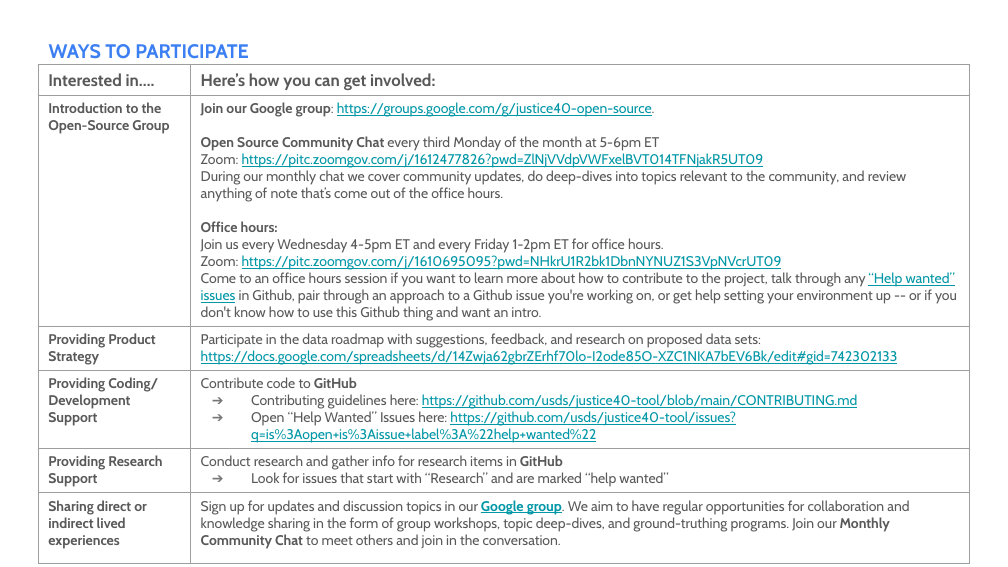
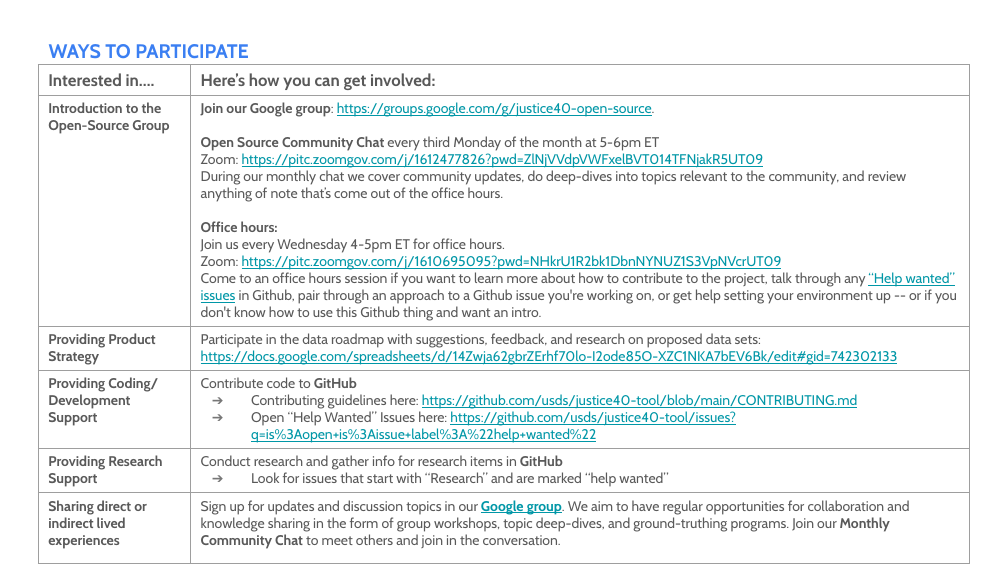
Before and after one commit to usds/justice40-tool, a slide deck: slide 24 of docs/Justice40_Open_Source_Community_Orientation.pptx. Drawn at 1008x567 pixels with LibreOffice and Linux fonts; fonts in the diff are those of the drawing; background and template pictures are left out. Boxes give left, top, right and bottom in pixels: in the first picture for what was removed or moved away, otherwise in the second. Text is boxed around its words. In the diff, an @@ line names an element or a change of style, - is before the commit and + after.

Commit message:
Update office hours in orientation deck

```diff
--- a/docs/Justice40_Open_Source_Community_Orientation.pptx
+++ b/docs/Justice40_Open_Source_Community_Orientation.pptx
@@ table at bbox=[38, 65, 970, 558] @@
-row 2, column 2: Join our Google group: https://groups.google.com/g/justice40-open-source. / Open Source Community Chat every third Monday of the month at 5-6pm ET / Zoom: https://pitc.zoomgov.com/j/1612477826?pwd=ZlNjVVdpVWFxelBVT014TFNjakR5UT09 / During our monthly chat we cover community updates, do deep-dives into topics relevant to the community, and review / anything of note that’s come out of the office hours. / Office hours: / Join us every Wednesday 4-5pm ET and every Friday 1-2pm ET for office hours. Zoom: https://pitc.zoomgov.com/j/1610695095?pwd=NHkrU1R2bk1DbnNYNUZ1S3VpNVcrUT09 / Come to an office hours session if you want to learn more about how to contribute to the project, talk through any “Help wanted” issues in Github, pair through an approach to a Github issue you're working on, or get help setting your environment up -- or if you don't know how to use this Github thing and want an intro.
+row 2, column 2: Join our Google group: https://groups.google.com/g/justice40-open-source. / Open Source Community Chat every third Monday of the month at 5-6pm ET / Zoom: https://pitc.zoomgov.com/j/1612477826?pwd=ZlNjVVdpVWFxelBVT014TFNjakR5UT09 / During our monthly chat we cover community updates, do deep-dives into topics relevant to the community, and review / anything of note that’s come out of the office hours. / Office hours: / Join us every Wednesday 4-5pm ET for office hours. Zoom: https://pitc.zoomgov.com/j/1610695095?pwd=NHkrU1R2bk1DbnNYNUZ1S3VpNVcrUT09 / Come to an office hours session if you want to learn more about how to contribute to the project, talk through any “Help wanted” issues in Github, pair through an approach to a Github issue you're working on, or get help setting your environment up -- or if you don't know how to use this Github thing and want an intro.
```
Also in this commit, not shown: 1 other slide changed.
